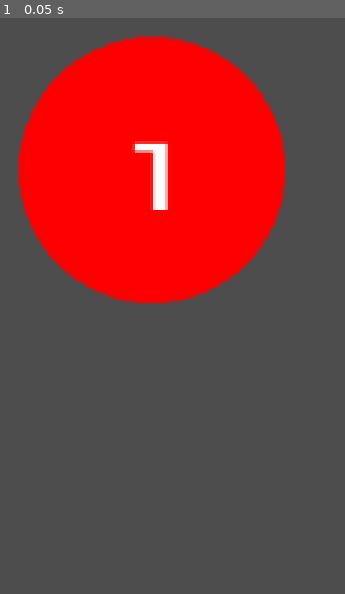
Above: before the commit, frame 1.
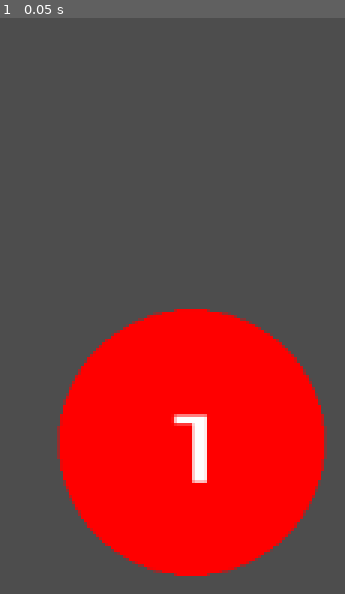
Above: after the commit, the same moment.

Repository: nuts4nuts4nuts/flappyversary
Game: Godot game, scene res://scenes/main.tscn
Same seed, same stepped clock (60 frames per second), same inputs: the game is played once before the commit and once after it.
Inputs:
- Up to frame 1 (0.05 s): no input

The runs differ from the first frame. In frame 1, 57% of the frame differs, in the area x 5-95%, y 3-97%.

Commit message:
Move more files to lowercase dirs

Diff:
--- a/scenes/gravity_test.tscn
+++ b/scenes/gravity_test.tscn
@@ -1,6 +1,6 @@
 [gd_scene load_steps=5 format=3 uid="uid://iq15pnqp1p3n"]
 
-[ext_resource type="Script" path="res://Scripts/MakeGravityWell.gd" id="1_4s8h1"]
+[ext_resource type="Script" path="res://scripts/MakeGravityWell.gd" id="1_4s8h1"]
 [ext_resource type="PackedScene" path="res://scenes/test_ball.tscn" id="2_56q3j"]
 [ext_resource type="PackedScene" uid="uid://ce4vyygh8x8ey" path="res://scenes/gravity_well.tscn" id="3_o47sc"]
 
--- a/scenes/main.tscn
+++ b/scenes/main.tscn
@@ -9,5 +9,5 @@
 position = Vector2(173, 465)
 
 [node name="Ball" parent="." instance=ExtResource("1_fjp4r")]
-position = Vector2(177, 206)
+position = Vector2(196, 337)
 initial_impulse = Vector2(2.08165e-12, 2.08165e-12)
--- a/scenes/test_ball.tscn
+++ b/scenes/test_ball.tscn
@@ -1,6 +1,6 @@
 [gd_scene load_steps=4 format=3 uid="uid://bde642p286rq2"]
 
-[ext_resource type="Texture2D" uid="uid://5qxfnkeuhmm3" path="res://Assets/download-white-circle-png-31629716484axd08oupl9.png" id="1_jb2qp"]
+[ext_resource type="Texture2D" uid="uid://5qxfnkeuhmm3" path="res://assets/download-white-circle-png-31629716484axd08oupl9.png" id="1_jb2qp"]
 [ext_resource type="Script" path="res://scenes/test_ball.gd" id="1_vyhqo"]
 
 [sub_resource type="CircleShape2D" id="CircleShape2D_se2g8"]
